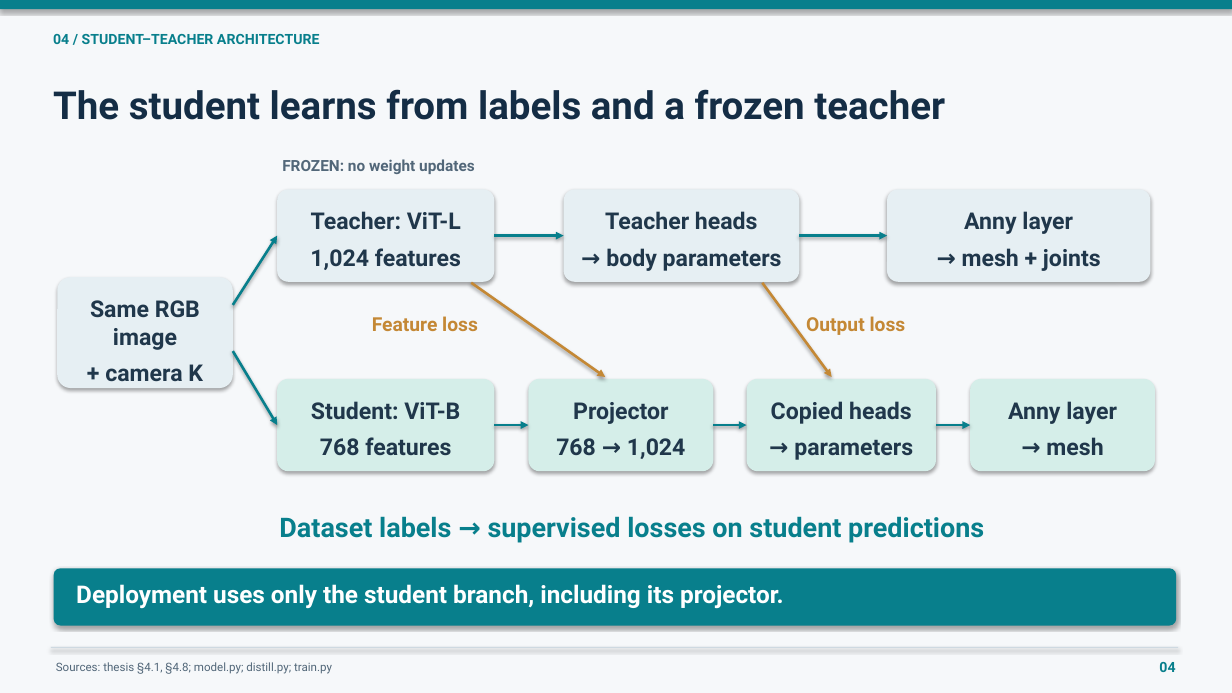
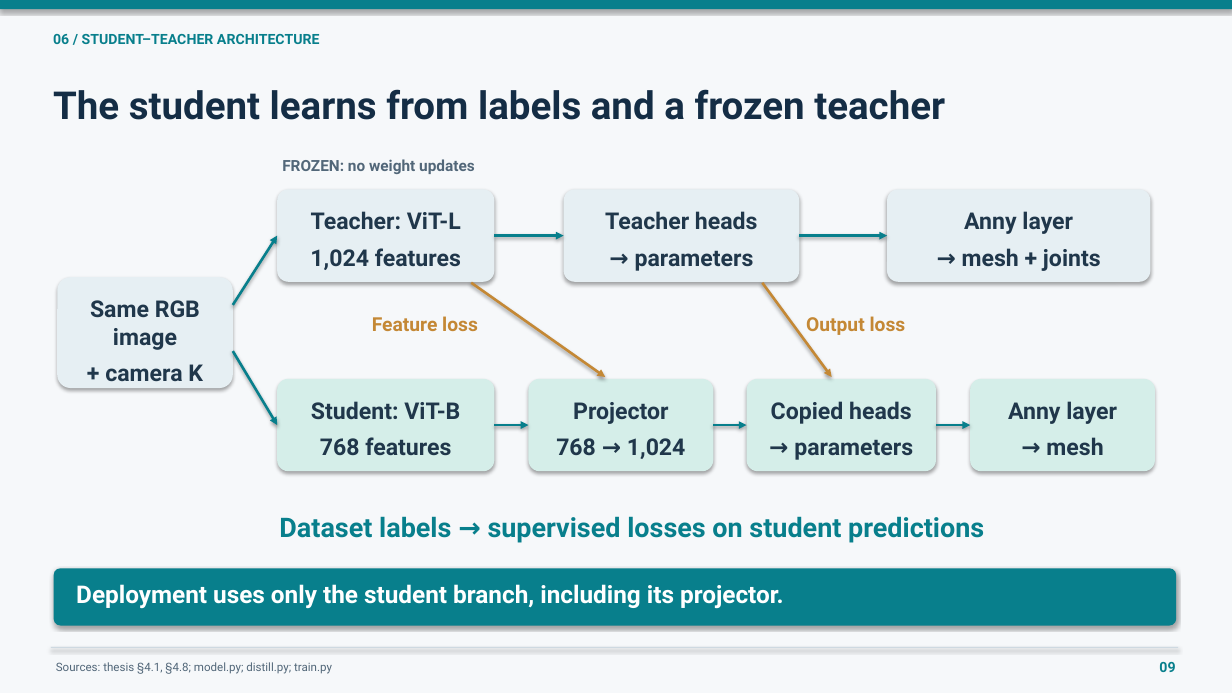
Before and after one commit to saadnajib/Multi-Person-Whole-Body-Human-Mesh-Recovery-in-a-Single-Shot-with-Annyone-dataset-and-3dpw-dataset, a slide deck: slide 9 of docs/presentations/2026-10-22_supervisor/Najib_supervisor_presentation.pptx (slide 4 before the commit). Drawn at 1232x693 pixels with LibreOffice and Linux fonts; fonts in the diff are those of the drawing. Boxes give left, top, right and bottom in pixels: in the first picture for what was removed or moved away, otherwise in the second. Text is boxed around its words. In the diff, an @@ line names an element or a change of style, - is before the commit and + after.

```diff
--- a/docs/presentations/2026-10-22_supervisor/Najib_supervisor_presentation.pptx
+++ b/docs/presentations/2026-10-22_supervisor/Najib_supervisor_presentation.pptx
@@ text at (x1=53, y1=34, x2=320, y2=44): text changed @@
-04 / STUDENT–TEACHER ARCHITECTURE
+06 / STUDENT–TEACHER ARCHITECTURE
@@ text at (x1=635, y1=250, x2=754, y2=271): text changed @@
-→ body parameters
+→ parameters
@@ text at (x1=1159, y1=662, x2=1175, y2=672): text changed @@
-04
+09
```
Also in this commit, not shown: 19 other slides changed, 1 slide added, 11 other files.
